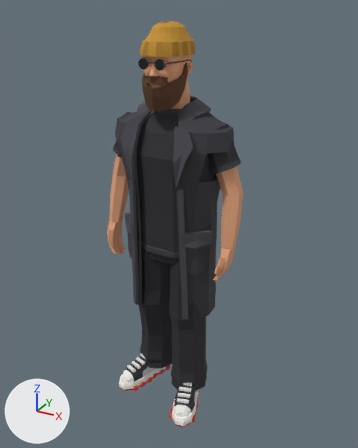
Two versions of the glTF model public/models/oleg-figure.glb, one commit apart.
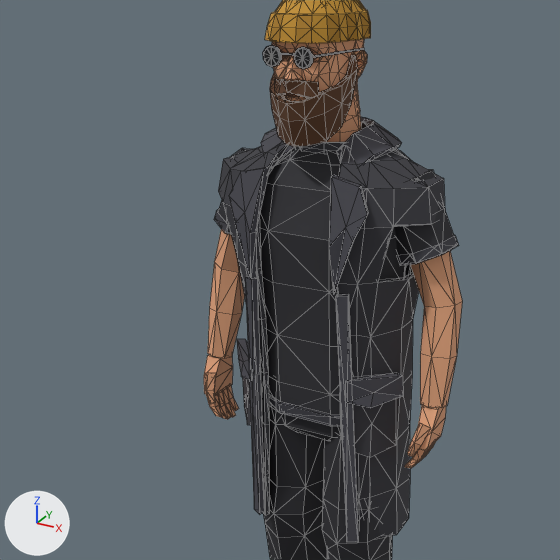
There are two pictures of each version: one whole from a 50 mm lens placed at (1.113, -1.996, 1.946), pointed at (0.05, -0.064, 0.98), one close up on the part from 0% to 82% of the width and 8% to 73% of the height. Lighting does not change. The marker at lower left points along +X, +Y and +Z. The last two pictures show the newer version. The close-ups show mesh edges as thin lines. Where no turn or scale is listed for an object, it has been applied to the vertices. Vertices at exactly the same position are counted once.

Names of what the first close-up shows: 'Body', 'HeadMesh'.
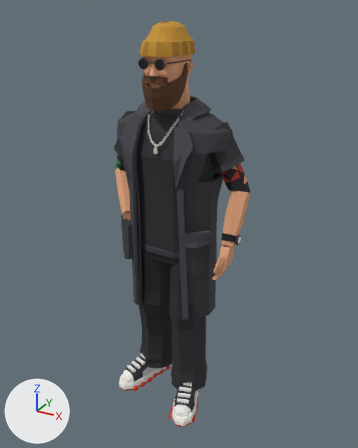
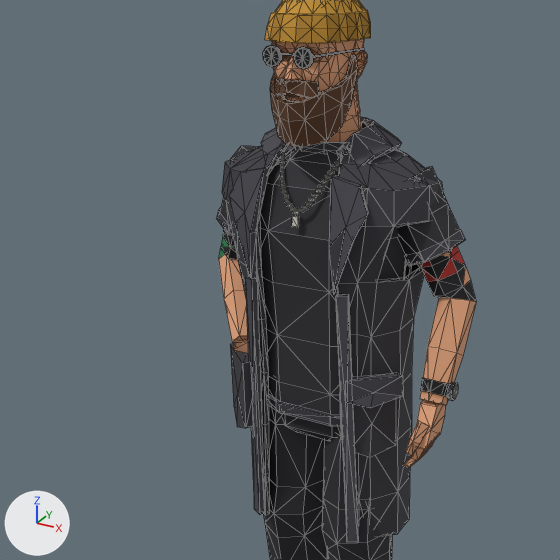
Changed parts and their boxes [x1, y1, x2, y2] in the close-ups (560 x 560 px; the box of a moved part takes in the faces that stretch with it):
'Body', reshaped
    before: [204, 85, 462, 560]
    after: [216, 85, 443, 560]
'ArmLMesh', added
    after: [397, 167, 476, 467]
    faces in mat_lp_skin (beige #e3a47c): [403, 252, 476, 467]
    faces in mat_lp_tee (dark grey #2e2e33): [397, 167, 460, 256]
    faces in mat_lp_ink (black #1a1a1e): [420, 249, 476, 302]
    faces in mat_lp_teehi (dark grey #3d3d44): [404, 230, 465, 266]
    faces in mat_lp_tatred (red #b8332b): [421, 246, 465, 282]
part 1 of me_body, moved or reshaped
    before: [418, 405, 446, 451]
    after: [234, 339, 248, 353]
part 2 of me_body, moved or reshaped (mostly hidden)
    before: [214, 209, 231, 235]
    after: [216, 207, 233, 236]
part 3 of me_body, deleted
    before: [204, 170, 462, 468]
part 4 of me_body, moved or reshaped
    before: [208, 142, 445, 478]
    after: [219, 144, 443, 478]
part 5 of me_body, moved or reshaped
    before: [359, 426, 410, 538]
    after: [359, 427, 412, 536]

The edits, one by one:
Material 'LP_Chain' (mat_lp_chain) is new.
Its base color is (0.694, 0.672, 0.617) (light grey #d9d6ce).
Its roughness is 0.85.
Material 'LP_Ink' (mat_lp_ink) is new.
Its base color is (0.0103, 0.0103, 0.013) (black #1a1a1e).
Its roughness is 0.85.
Material 'LP_TatGreen' (mat_lp_tatgreen) is new.
Its base color is (0.0273, 0.254, 0.0953) (green #2e8a57).
Its roughness is 0.85.
Material 'LP_TatRed' (mat_lp_tatred) is new.
Its base color is (0.479, 0.0331, 0.0242) (red #b8332b).
Its roughness is 0.85.
me_body is used by ob_body; location (0.0, 0.0, 0.0).
me_body had 1647 vertices, 2880 faces and spanned x -0.35..0.35, y -0.34..0.14, z 0.0..1.66.
me_body now has 1844 vertices, 3206 faces and spans x -0.37..0.29, y -0.34..0.13, z 0.0..1.66.
me_body part 1: the loose piece of 14 vertices spanning x 0.3..0.34, y -0.14..-0.05, z 0.83..0.93 is multiplied about its middle by the matrix ((-0.006, -0.728, 0.029), (0.692, -0.015, -0.23), (0.231, 0.026, 0.691)), then moved by (-0.5, -0.04, 0.11).
me_body part 2: the loose piece of 15 vertices spanning x -0.33..-0.19, y -0.1..0.05, z 1.26..1.33 is multiplied about its middle by the matrix ((0.998, -0.001, 0.059), (0.012, 0.985, -0.173), (-0.058, 0.173, 0.983)), then moved by (-0.01, 0.03, 0.0).
me_body part 3: 14 loose pieces with 215 vertices, spanning x -0.34..0.35, y -0.16..0.05, z 0.76..1.48, are deleted.
me_body part 4: 61 vertices moved from x -0.35..0.28, y -0.18..0.13, z 0.52..1.53 to x -0.33..0.28, y -0.21..0.13, z 0.52..1.53; 111 vertices removed from x -0.35..0.19, y -0.2..0.13, z 0.65..1.54; 253 vertices added at x -0.37..0.19, y -0.19..0.13, z 0.65..1.55.
me_body part 5: 1 vertex moved within x 0.17, y -0.13, z 0.65; 5 vertices removed from x 0.16..0.22, y -0.13..-0.06, z 0.52..0.66; 5 vertices added at x 0.16..0.22, y -0.14..-0.06, z 0.53..0.65.
Other edits to the shape of me_body do not show in these pictures.
me_body gains material mat_lp_ink (black #1a1a1e).
me_body gains material mat_lp_tatgreen (green #2e8a57).
me_body gains material mat_lp_chain (light grey #d9d6ce).
Mesh me_armlmesh is new.
It has 234 vertices, 382 faces and spans x -0.078..0.173, y -0.189..0.078, z -0.643..0.052.
Faces by material slot: [180, 49, 32, 32, 21, 34, 10, 24].
It uses material mat_lp_skin (beige #e3a47c).
It uses material mat_lp_tee (dark grey #2e2e33).
It uses material mat_lp_lens (black #0c0c0f).
It uses material mat_lp_frame (dark grey #34343a).
It uses material mat_lp_teehi (dark grey #3d3d44).
It uses material mat_lp_ink (black #1a1a1e).
It uses material mat_lp_tatred (red #b8332b).
It uses material mat_lp_white (white #f1efe9).
Object 'ArmLMesh' (ob_armlmesh) is new; it shows me_armlmesh.
Its location is (0.212, -0.025, 1.435).
